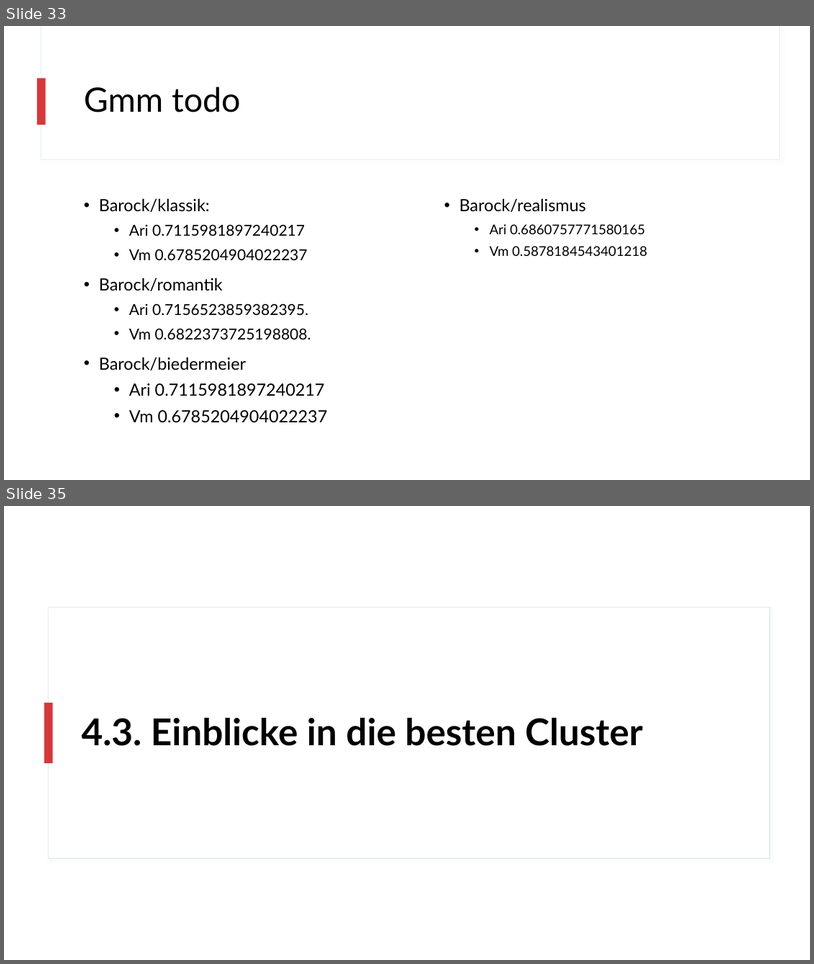
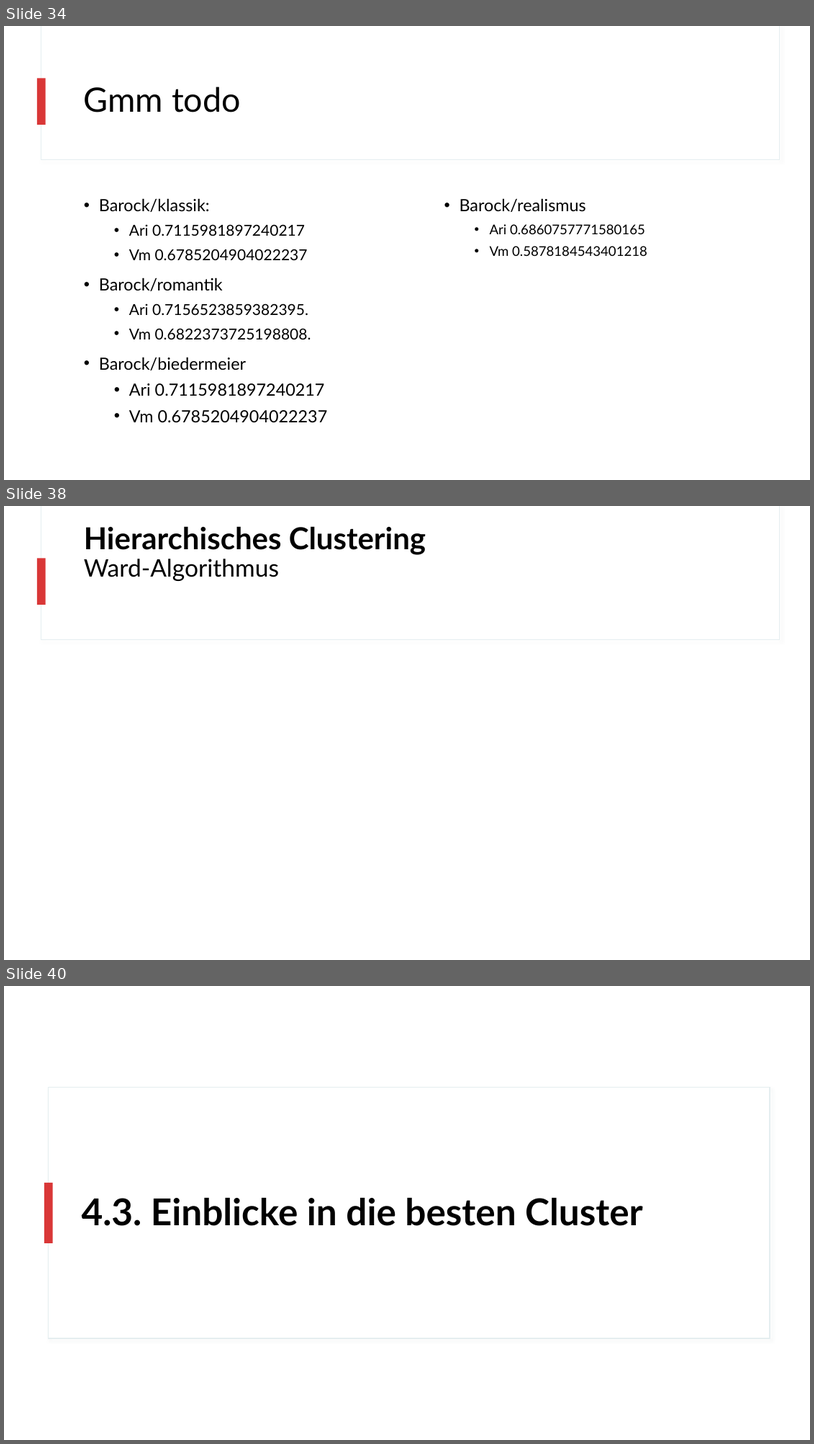
Before and after one commit to realjanpaulus/clusterpoems, a slide deck: presentation/clustering_presentation.pptx. Shown one above the other, each under a label of ours: slides 33 and 35 before the commit, slides 34, 38 and 40 after it; the slides between them are not shown. The pictures are 814x964 and 814x1444 pixels, drawn with LibreOffice and Linux fonts; fonts in the diff are those of the drawing. Boxes give left, top, right and bottom in pixels: in the first picture for what was removed or moved away, otherwise in the second. Text is boxed around its words. In the diff, an @@ line names an element or a change of style, - is before the commit and + after.

```diff
--- a/presentation/clustering_presentation.pptx
+++ b/presentation/clustering_presentation.pptx
@@ slide 38 added at [4,506,810,960], background #FFFFFF; not listed: 3 template elements that a slide beside it also shows @@
@@ title added at [84,526,426,581], 36 pt, text #000000, bold @@
+Hierarchisches Clustering
+Ward-Algorithmus
@@ what was slide 33 is now slide 34 @@
@@ what was slide 35 is now slide 40 @@
```
Also in this commit, not shown: 3 slides changed, 5 other slides added, 1 slide removed, 11 other files.
